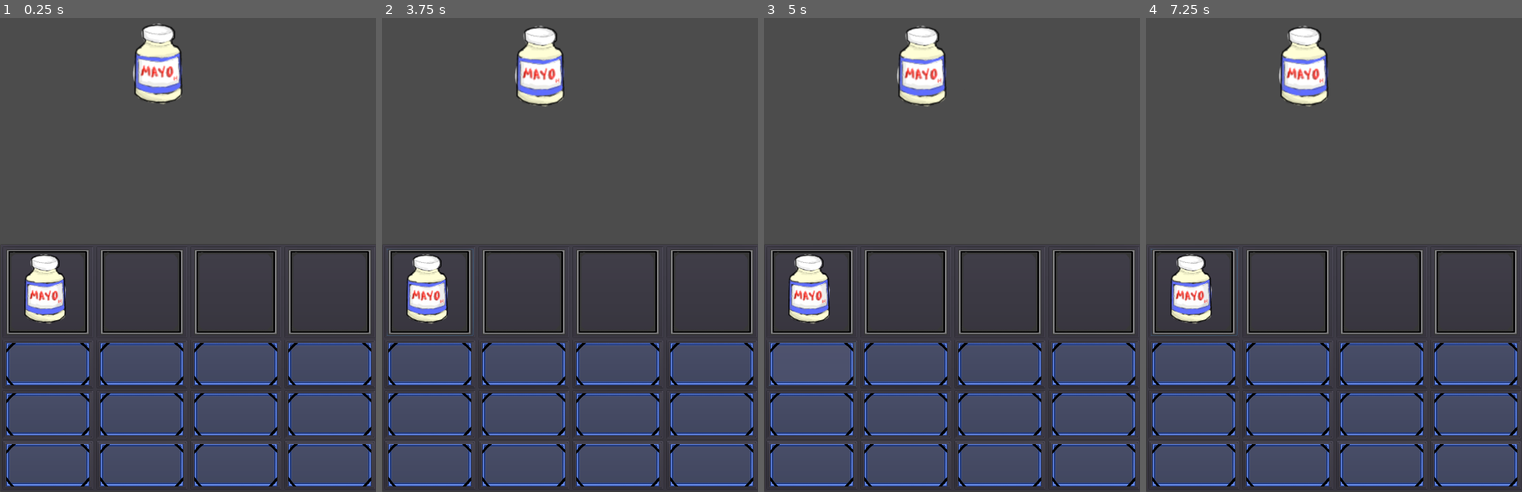
Above: before the commit, frames 1-4 (left to right).
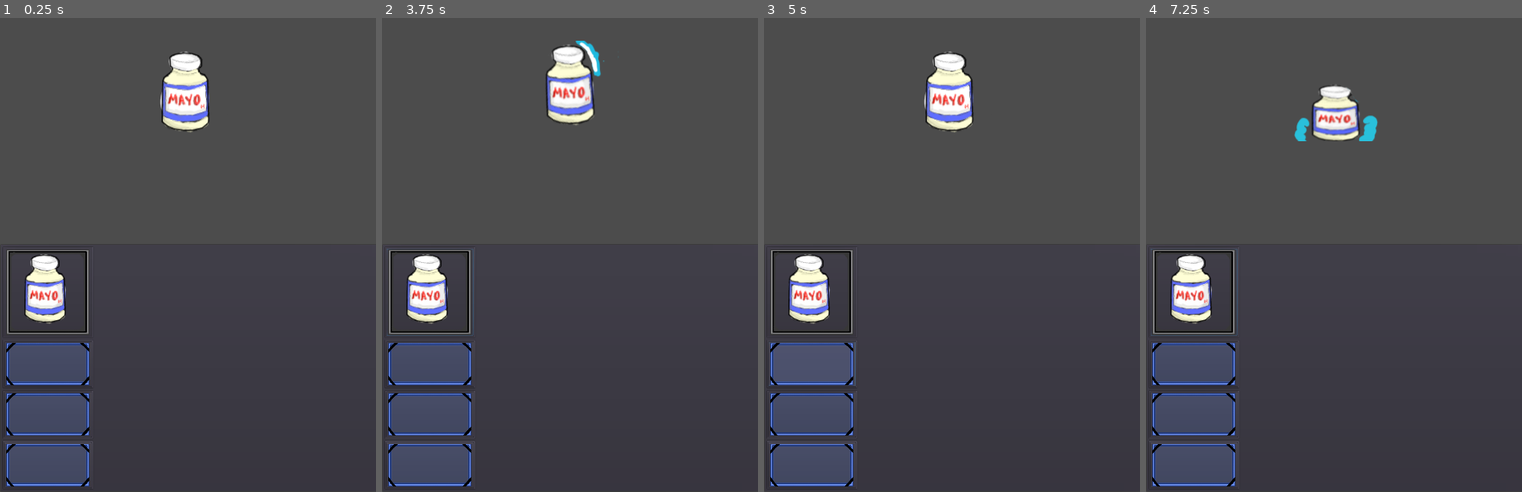
Above: after the commit, the same moments.

Repository: jafetal/Godot-gacha
Game: Godot game, scene res://scenes/Main.tscn
The game is run twice, just before and just after one commit, with the same random seed, the same clock (stepped at 60 frames per second) and the same inputs.
Inputs (mouse positions are in pixels of both pictures, inside the frame that each line leads up to):
- Up to frame 1 (0.25 s): no input
- Up to frame 2 (3.75 s): click (430, 292) at 0.52 s; click (430, 364) at 1.27 s; click (430, 416) at 2.02 s; click (430, 463) at 2.77 s; click (430, 292) at 3.52 s
- Up to frame 3 (5 s): click (812, 364) at 4.27 s
- Up to frame 4 (7.25 s): click (1194, 416) at 5.02 s; click (1194, 463) at 5.77 s; click (1194, 292) at 6.52 s

The runs differ from the first frame. In frame 1, 23% of the frame differs, in the area x 25-100%, y 1-99%; in frame 2, 23%; in frame 3, 23%; in frame 4, 23%.

Commit message:
se elimino la escena de panel individual

Diff:
--- a/Sprites/Characters/Mayo/Animaciones.tres
+++ b/Sprites/Characters/Mayo/Animaciones.tres
@@ -34,20 +34,20 @@
 "frames": [ ExtResource( 3 ), ExtResource( 1 ), ExtResource( 2 ) ],
 "loop": true,
 "name": "idle",
-"speed": 5.0
+"speed": 10.0
 }, {
 "frames": [  ],
-"loop": true,
+"loop": false,
 "name": "trueArts",
 "speed": 5.0
 }, {
 "frames": [ ExtResource( 20 ), ExtResource( 28 ), ExtResource( 22 ), ExtResource( 19 ), ExtResource( 17 ), ExtResource( 26 ), ExtResource( 18 ), ExtResource( 27 ), ExtResource( 23 ), ExtResource( 24 ), ExtResource( 21 ), ExtResource( 25 ) ],
 "loop": false,
 "name": "arts",
-"speed": 5.0
+"speed": 15.0
 }, {
 "frames": [ ExtResource( 13 ), ExtResource( 7 ), ExtResource( 14 ), ExtResource( 16 ), ExtResource( 5 ), ExtResource( 12 ), ExtResource( 10 ), ExtResource( 9 ), ExtResource( 4 ), ExtResource( 8 ), ExtResource( 6 ), ExtResource( 11 ), ExtResource( 15 ) ],
 "loop": false,
 "name": "attack",
-"speed": 5.0
+"speed": 15.0
 } ]
--- a/scenes/GUI/InGgui.gd
+++ b/scenes/GUI/InGgui.gd
@@ -3,14 +3,21 @@
 var menu
 var menuy
 var pos
+
 # Called when the node enters the scene tree for the first time.
 func _ready():
+	$unit.set_data(preload("res://Sprites/Characters/Mayo/Animaciones.tres"),load("res://Sprites/Characters/Mayo/mayo.png"))
+	$Control/PanelContainer/HBoxContainer/Control/HBoxContainer/VBoxContainer/Personaje/perfil.texture = load("res://Sprites/Characters/Mayo/mayo.png")
 	screen_size = get_viewport().get_visible_rect().size
 	menu = screen_size.x/1160
 	menuy = screen_size.y/1700
 	pos = Vector2(0,get_viewport().get_visible_rect().size.y-(get_viewport().get_visible_rect().size.y/2.28))
-	$PanelContainer.rect_scale = Vector2(menu,menuy)
-	$PanelContainer.rect_position = pos
+	$Control/PanelContainer.rect_scale = Vector2(menu,menuy)
+	$Control/PanelContainer.rect_position = pos
 
 func _process(delta):
 	pass
+
+
+func _on_Button_button_down():
+	$unit.attack()
--- a/scenes/GUI/InGgui.tscn
+++ b/scenes/GUI/InGgui.tscn
@@ -1,49 +1,117 @@
-[gd_scene load_steps=3 format=2]
+[gd_scene load_steps=5 format=2]
 
-[ext_resource path="res://scenes/GUI/UnitPanel.tscn" type="PackedScene" id=1]
+[ext_resource path="res://Sprites/GUI/marcoPersonaje.png" type="Texture" id=1]
 [ext_resource path="res://scenes/GUI/InGgui.gd" type="Script" id=2]
+[ext_resource path="res://scenes/unit.tscn" type="PackedScene" id=3]
+[ext_resource path="res://Sprites/GUI/item.png" type="Texture" id=4]
 
 [node name="CanvasLayer" type="CanvasLayer"]
 script = ExtResource( 2 )
 
-[node name="PanelContainer" type="PanelContainer" parent="."]
-anchor_top = 1.0
-anchor_right = 1.0
-anchor_bottom = 1.0
-margin_top = -746.0
+[node name="Control" type="Control" parent="."]
+margin_right = 40.0
+margin_bottom = 40.0
 __meta__ = {
 "_edit_use_anchors_": false
 }
 
-[node name="HBoxContainer" type="HBoxContainer" parent="PanelContainer"]
+[node name="PanelContainer" type="PanelContainer" parent="Control"]
+anchor_top = 1.0
+anchor_right = 1.0
+anchor_bottom = 1.0
+margin_top = -66.0
+margin_right = 1130.0
+margin_bottom = 680.0
+__meta__ = {
+"_edit_use_anchors_": false
+}
+
+[node name="HBoxContainer" type="HBoxContainer" parent="Control/PanelContainer"]
 margin_left = 7.0
 margin_top = 7.0
 margin_right = 1163.0
 margin_bottom = 739.0
 
-[node name="Control" parent="PanelContainer/HBoxContainer" instance=ExtResource( 1 )]
-anchor_right = 0.0
-anchor_bottom = 0.0
+[node name="Control" type="MarginContainer" parent="Control/PanelContainer/HBoxContainer"]
+margin_right = 286.0
+margin_bottom = 732.0
+__meta__ = {
+"_edit_group_": true,
+"_edit_use_anchors_": false
+}
+
+[node name="HBoxContainer" type="HBoxContainer" parent="Control/PanelContainer/HBoxContainer/Control"]
 margin_right = 286.0
 margin_bottom = 732.0
 
-[node name="Control2" parent="PanelContainer/HBoxContainer" instance=ExtResource( 1 )]
-anchor_right = 0.0
-anchor_bottom = 0.0
-margin_left = 290.0
-margin_right = 576.0
+[node name="VBoxContainer" type="VBoxContainer" parent="Control/PanelContainer/HBoxContainer/Control/HBoxContainer"]
+margin_right = 282.0
 margin_bottom = 732.0
 
-[node name="Control3" parent="PanelContainer/HBoxContainer" instance=ExtResource( 1 )]
-anchor_right = 0.0
-anchor_bottom = 0.0
-margin_left = 580.0
-margin_right = 866.0
+[node name="Personaje" type="PanelContainer" parent="Control/PanelContainer/HBoxContainer/Control/HBoxContainer/VBoxContainer"]
+margin_right = 282.0
+margin_bottom = 276.0
+
+[node name="perfil" type="TextureRect" parent="Control/PanelContainer/HBoxContainer/Control/HBoxContainer/VBoxContainer/Personaje"]
+margin_left = 7.0
+margin_top = 7.0
+margin_right = 275.0
+margin_bottom = 269.0
+expand = true
+__meta__ = {
+"_edit_use_anchors_": false
+}
+
+[node name="Button" type="Button" parent="Control/PanelContainer/HBoxContainer/Control/HBoxContainer/VBoxContainer/Personaje"]
+margin_left = 7.0
+margin_top = 7.0
+margin_right = 275.0
+margin_bottom = 269.0
+icon = ExtResource( 1 )
+flat = true
+
+[node name="slot1" type="PanelContainer" parent="Control/PanelContainer/HBoxContainer/Control/HBoxContainer/VBoxContainer"]
+margin_top = 280.0
+margin_right = 282.0
+margin_bottom = 428.0
+
+[node name="item1" type="Button" parent="Control/PanelContainer/HBoxContainer/Control/HBoxContainer/VBoxContainer/slot1"]
+margin_left = 7.0
+margin_top = 7.0
+margin_right = 275.0
+margin_bottom = 141.0
+icon = ExtResource( 4 )
+
+[node name="slot2" type="PanelContainer" parent="Control/PanelContainer/HBoxContainer/Control/HBoxContainer/VBoxContainer"]
+margin_top = 432.0
+margin_right = 282.0
+margin_bottom = 580.0
+
+[node name="item2" type="Button" parent="Control/PanelContainer/HBoxContainer/Control/HBoxContainer/VBoxContainer/slot2"]
+margin_left = 7.0
+margin_top = 7.0
+margin_right = 275.0
+margin_bottom = 141.0
+icon = ExtResource( 4 )
+
+[node name="slot3" type="PanelContainer" parent="Control/PanelContainer/HBoxContainer/Control/HBoxContainer/VBoxContainer"]
+margin_top = 584.0
+margin_right = 282.0
 margin_bottom = 732.0
 
-[node name="Control4" parent="PanelContainer/HBoxContainer" instance=ExtResource( 1 )]
-anchor_right = 0.0
-anchor_bottom = 0.0
-margin_left = 870.0
-margin_right = 1156.0
+[node name="item3" type="Button" parent="Control/PanelContainer/HBoxContainer/Control/HBoxContainer/VBoxContainer/slot3"]
+margin_left = 7.0
+margin_top = 7.0
+margin_right = 275.0
+margin_bottom = 141.0
+icon = ExtResource( 4 )
+
+[node name="CenterContainer" type="CenterContainer" parent="Control/PanelContainer/HBoxContainer/Control/HBoxContainer"]
+margin_left = 286.0
+margin_right = 286.0
 margin_bottom = 732.0
+
+[node name="unit" parent="." instance=ExtResource( 3 )]
+position = Vector2( 241.153, 209.352 )
+[connection signal="button_down" from="Control/PanelContainer/HBoxContainer/Control/HBoxContainer/VBoxContainer/Personaje/Button" to="." method="_on_Button_button_down"]
+[connection signal="button_down" from="Control/PanelContainer/HBoxContainer/Control/HBoxContainer/VBoxContainer/Personaje/Button" to="Control/PanelContainer/HBoxContainer/Control" method="_on_Button_button_down"]
--- a/scenes/GUI/UnitPanel.gd
+++ /dev/null
@@ -1,4 +0,0 @@
-extends MarginContainer
-
-func _ready():
-	pass
--- a/scenes/GUI/UnitPanel.tscn
+++ /dev/null
@@ -1,85 +0,0 @@
-[gd_scene load_steps=4 format=2]
-
-[ext_resource path="res://Sprites/GUI/marcoPersonaje.png" type="Texture" id=1]
-[ext_resource path="res://Sprites/GUI/item.png" type="Texture" id=2]
-[ext_resource path="res://scenes/GUI/UnitPanel.gd" type="Script" id=3]
-
-[node name="PanelContainer" type="MarginContainer"]
-anchor_right = 1.0
-anchor_bottom = 1.0
-script = ExtResource( 3 )
-__meta__ = {
-"_edit_group_": true,
-"_edit_use_anchors_": false
-}
-
-[node name="HBoxContainer" type="HBoxContainer" parent="."]
-margin_right = 480.0
-margin_bottom = 732.0
-
-[node name="VBoxContainer" type="VBoxContainer" parent="HBoxContainer"]
-margin_right = 282.0
-margin_bottom = 732.0
-
-[node name="Personaje" type="PanelContainer" parent="HBoxContainer/VBoxContainer"]
-margin_right = 282.0
-margin_bottom = 276.0
-
-[node name="perfil" type="TextureRect" parent="HBoxContainer/VBoxContainer/Personaje"]
-margin_left = 7.0
-margin_top = 7.0
-margin_right = 275.0
-margin_bottom = 269.0
-expand = true
-__meta__ = {
-"_edit_use_anchors_": false
-}
-
-[node name="Button" type="Button" parent="HBoxContainer/VBoxContainer/Personaje"]
-margin_left = 7.0
-margin_top = 7.0
-margin_right = 275.0
-margin_bottom = 269.0
-icon = ExtResource( 1 )
-flat = true
-
-[node name="slot1" type="PanelContainer" parent="HBoxContainer/VBoxContainer"]
-margin_top = 280.0
-margin_right = 282.0
-margin_bottom = 428.0
-
-[node name="Button" type="Button" parent="HBoxContainer/VBoxContainer/slot1"]
-margin_left = 7.0
-margin_top = 7.0
-margin_right = 275.0
-margin_bottom = 141.0
-icon = ExtResource( 2 )
-
-[node name="slot2" type="PanelContainer" parent="HBoxContainer/VBoxContainer"]
-margin_top = 432.0
-margin_right = 282.0
-margin_bottom = 580.0
-
-[node name="Button" type="Button" parent="HBoxContainer/VBoxContainer/slot2"]
-margin_left = 7.0
-margin_top = 7.0
-margin_right = 275.0
-margin_bottom = 141.0
-icon = ExtResource( 2 )
-
-[node name="slot3" type="PanelContainer" parent="HBoxContainer/VBoxContainer"]
-margin_top = 584.0
-margin_right = 282.0
-margin_bottom = 732.0
-
-[node name="Button" type="Button" parent="HBoxContainer/VBoxContainer/slot3"]
-margin_left = 7.0
-margin_top = 7.0
-margin_right = 275.0
-margin_bottom = 141.0
-icon = ExtResource( 2 )
-
-[node name="CenterContainer" type="CenterContainer" parent="HBoxContainer"]
-margin_left = 286.0
-margin_right = 286.0
-margin_bottom = 732.0
--- a/scenes/Main.gd
+++ b/scenes/Main.gd
@@ -1,16 +1,4 @@
 extends Node
-
-
-# Declare member variables here. Examples:
-# var a = 2
-# var b = "text"
-
-
-# Called when the node enters the scene tree for the first time.
 func _ready():
-	$Unit1.set_data(preload("res://Sprites/Characters/Mayo/Animaciones.tres"),load("res://Sprites/Characters/Mayo/mayo.png"))
-	$CanvasLayer/PanelContainer/HBoxContainer/Control.get_node("HBoxContainer/VBoxContainer/Personaje/perfil").texture = $Unit1/Sprite.texture
-
-# Called every frame. 'delta' is the elapsed time since the previous frame.
-#func _process(delta):
-#	pass
+	get_tree().change_scene("res://scenes/GUI/InGgui.tscn")
+	pass
--- a/scenes/Main.tscn
+++ b/scenes/Main.tscn
@@ -1,14 +1,6 @@
-[gd_scene load_steps=4 format=2]
+[gd_scene load_steps=2 format=2]
 
-[ext_resource path="res://scenes/unit.tscn" type="PackedScene" id=1]
-[ext_resource path="res://scenes/GUI/InGgui.tscn" type="PackedScene" id=2]
 [ext_resource path="res://scenes/Main.gd" type="Script" id=3]
 
 [node name="Main" type="Node"]
 script = ExtResource( 3 )
-
-[node name="Unit1" parent="." instance=ExtResource( 1 )]
-position = Vector2( 207.473, 179.521 )
-
-[node name="CanvasLayer" parent="." instance=ExtResource( 2 )]
-layer = 0
--- a/scenes/unit.gd
+++ b/scenes/unit.gd
@@ -1,14 +1,40 @@
 extends KinematicBody2D
-# Declare member variables here. Examples:
-# Called when the nodes enters the scene tree for the first time.
+
+onready var sprite = $AnimatedSprite
+
+var ANIM_STATE = [
+	"arts",
+	"attack",
+	"idle",
+	"truearts"
+]
+var current_anim
+
 func _ready():
 	pass
 
 func set_data(ranimacion,perfil):
-	$AnimatedSprite.set_sprite_frames(ranimacion)
-	$AnimatedSprite.play("idle")
+	sprite.set_sprite_frames(ranimacion)
+	idle()
 	$Sprite.texture = perfil
 	$Sprite.hide()
-# Called every frame. 'delta' is the elapsed time since the previous frame.
-#func _process(delta):
-#	pass
+
+func attack():
+	play_anim("attack")
+
+func arts():
+	play_anim("arts")
+
+func true_arts():
+	play_anim("truearts")
+
+func idle():
+	play_anim("idle")
+
+func play_anim(animacion):
+	current_anim = animacion
+	sprite.play(current_anim)
+
+
+func _on_AnimatedSprite_animation_finished():
+	idle()
--- a/scenes/unit.tscn
+++ b/scenes/unit.tscn
@@ -20,3 +20,4 @@
 shape = SubResource( 1 )
 
 [node name="AnimatedSprite" type="AnimatedSprite" parent="."]
+[connection signal="animation_finished" from="AnimatedSprite" to="." method="_on_AnimatedSprite_animation_finished"]
